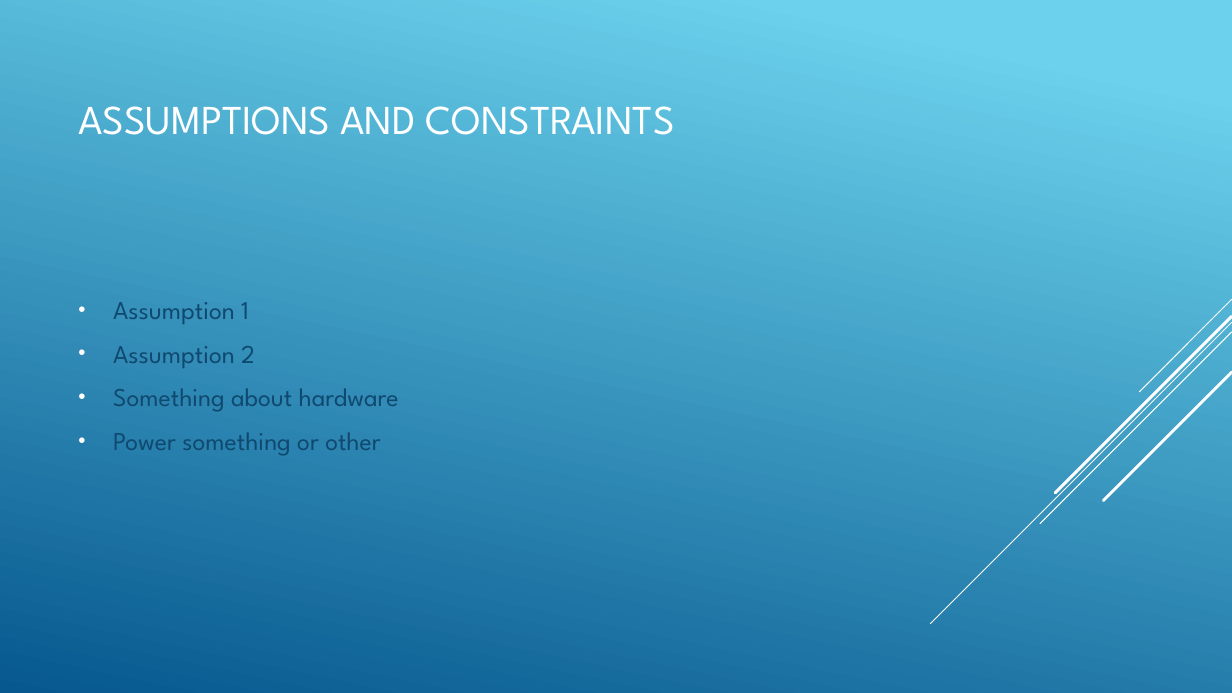
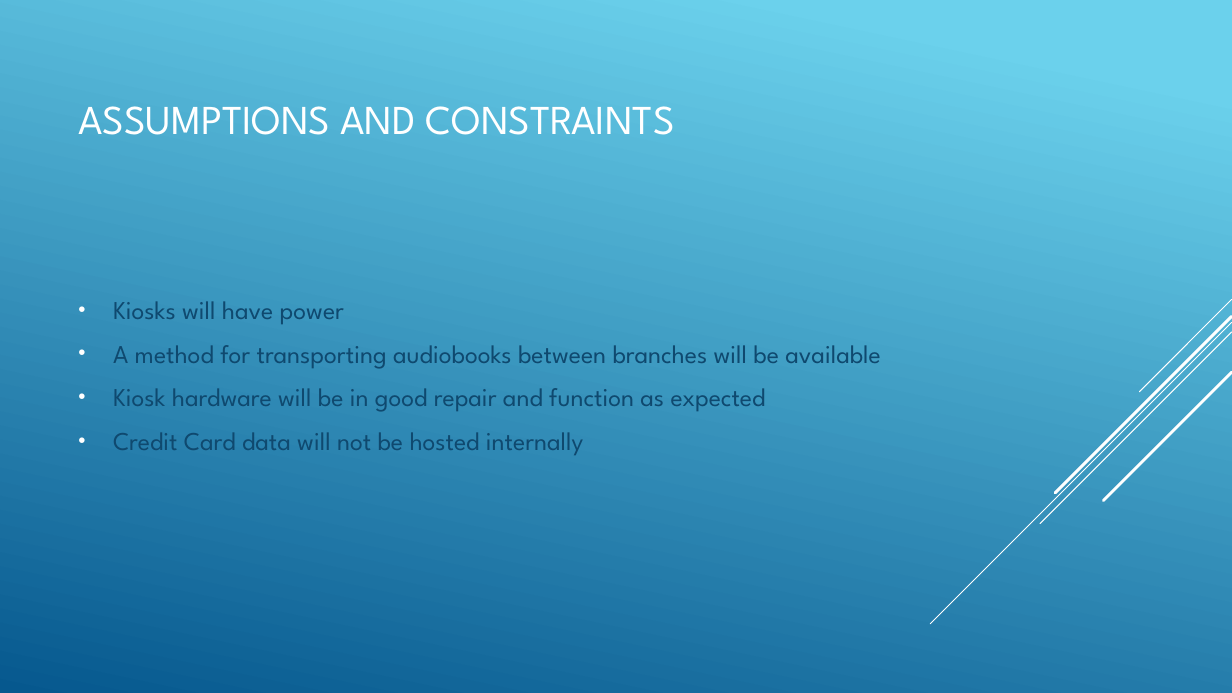
Before and after one commit to Crew7Keyes/BlueSteel, a slide deck: slide 6 of usecasepresentation.pptx. Drawn at 1232x693 pixels with LibreOffice and Linux fonts; fonts in the diff are those of the drawing. Boxes give left, top, right and bottom in pixels: in the first picture for what was removed or moved away, otherwise in the second. Text is boxed around its words. In the diff, an @@ line names an element or a change of style, - is before the commit and + after.

```diff
--- a/usecasepresentation.pptx
+++ b/usecasepresentation.pptx
@@ text at (x1=113, y1=301, x2=880, y2=455): text changed @@
-• Assumption 1
-• Assumption 2
-• Something about hardware
-• Power something or other
+• Kiosks will have power
+• A method for transporting audiobooks between branches will be available
+• Kiosk hardware will be in good repair and function as expected
+• Credit Card data will not be hosted internally
```
Also in this commit, not shown: 1 other slide changed, 1 slide added, 1 slide removed.
